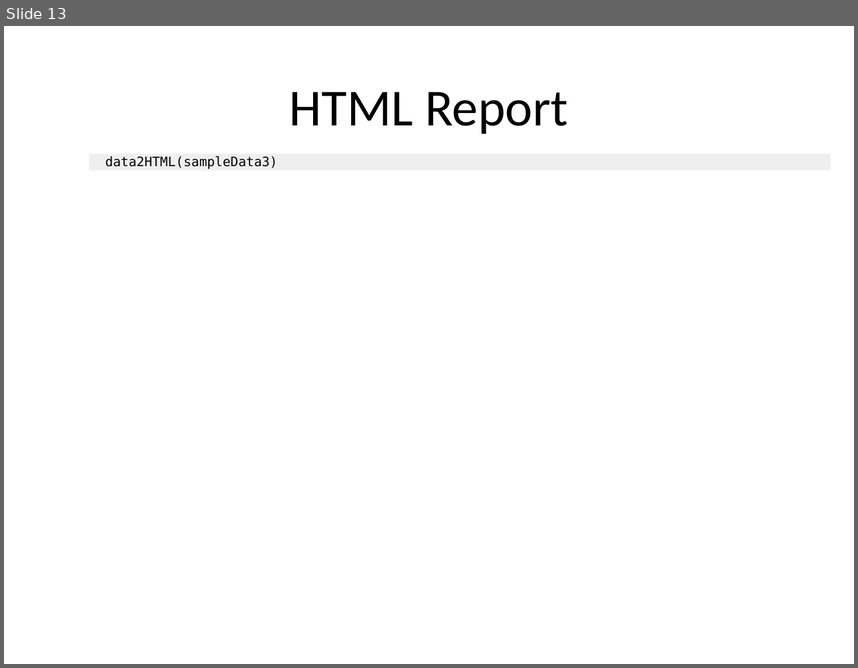
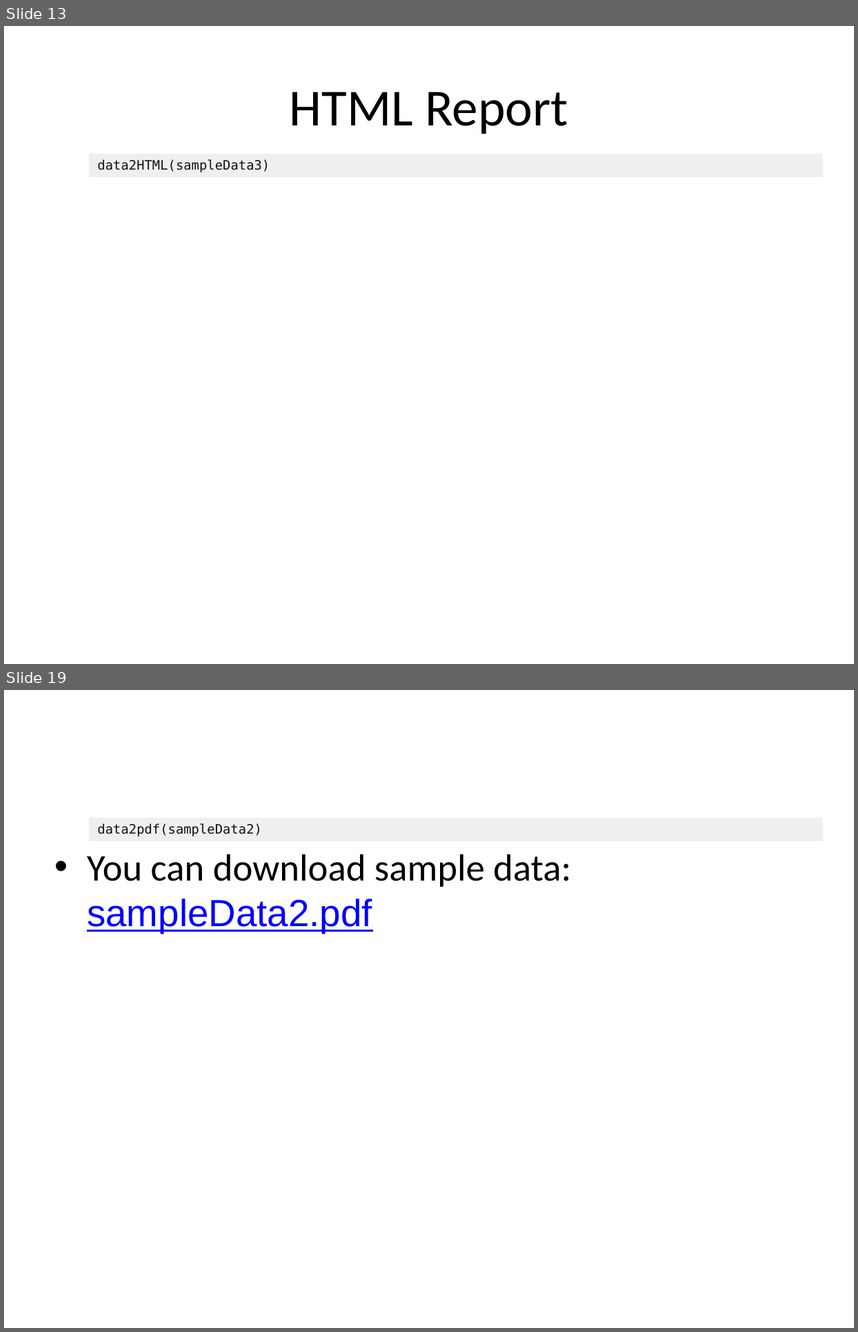
Before and after one commit to cardiomoon/rrtable, a slide deck: inst/doc_examples/sampleData3.pptx. Shown one above the other, each under a label of ours: slide 13 before the commit, slides 13 and 19 after it; the slides between them are not shown. The pictures are 858x668 and 858x1332 pixels, drawn with LibreOffice and Linux fonts; fonts in the diff are those of the drawing. Boxes give left, top, right and bottom in pixels: in the first picture for what was removed or moved away, otherwise in the second. Text is boxed around its words. In the diff, an @@ line names an element or a change of style, - is before the commit and + after.

```diff
--- a/inst/doc_examples/sampleData3.pptx
+++ b/inst/doc_examples/sampleData3.pptx
@@ slide 19 added at bbox=[4, 690, 854, 1328], background #FFFFFF @@
@@ table added at bbox=[89, 818, 822, 1072], 1 rows, 2 columns @@
+ | data2pdf(sampleData2)
@@ text added at bbox=[87, 854, 571, 933], 32 pt, text #000000 @@
+• You can download sample data: sampleData2.pdf
@@ slide 13 changed as well @@
@@ table at bbox=[89, 154, 822, 408] @@
@@ text colour #000000 to #111111, highlight none to #FFFFFF @@
@@ table: place and size @@
-table at bbox=[89, 154, 831, 172]
+table at bbox=[89, 154, 822, 408]
```
Also in this commit, not shown: 10 other slides changed, 5 other slides added, 9 other files.
